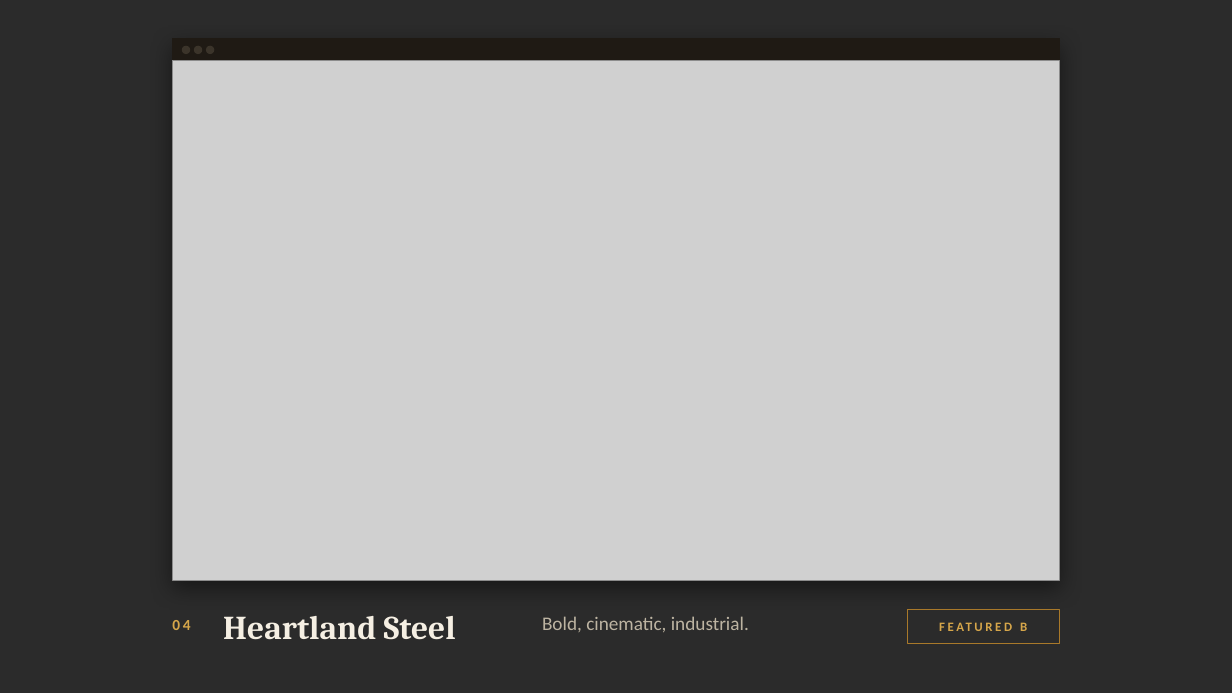
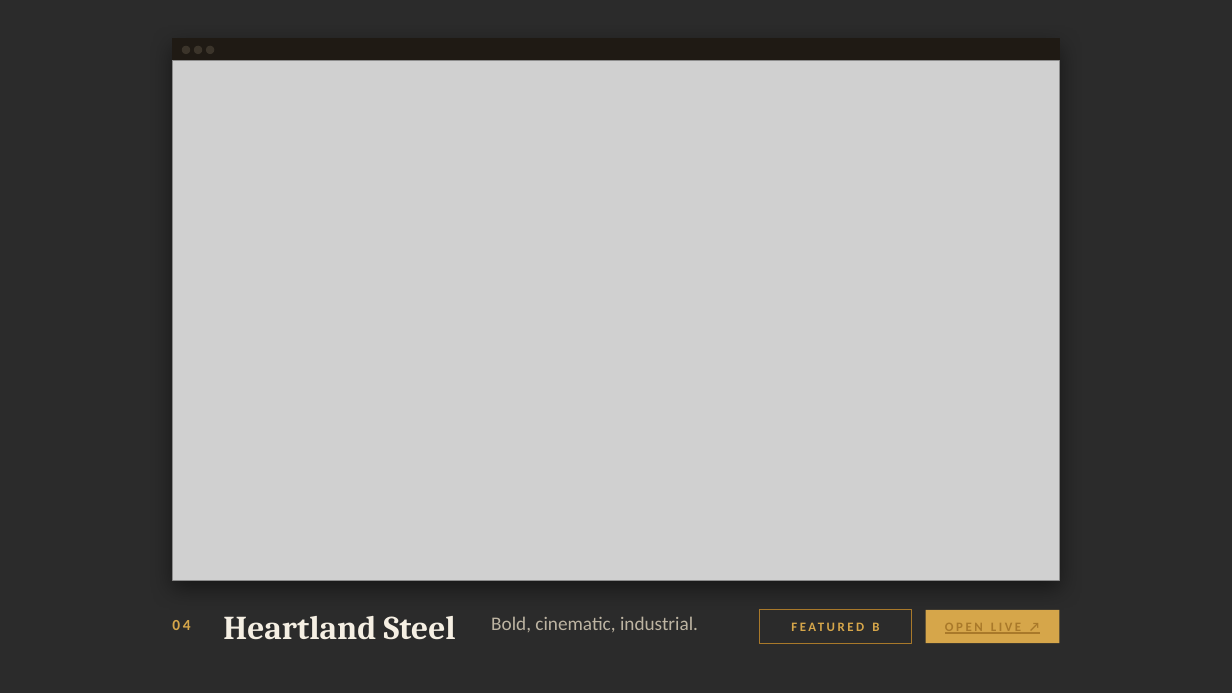
Before and after one commit to jpzllkfl/ace-design-presentation, a slide deck: slide 7 of ACE-Design-Review.pptx. Drawn at 1232x693 pixels with LibreOffice and Linux fonts; fonts in the diff are those of the drawing; grey boxes stand for pictures; background and template pictures are left out; a plain dark background stands for a picture behind light text. Boxes give left, top, right and bottom in pixels: in the first picture for what was removed or moved away, otherwise in the second. Text is boxed around its words. In the diff, an @@ line names an element or a change of style, - is before the commit and + after.

```diff
--- a/ACE-Design-Review.pptx
+++ b/ACE-Design-Review.pptx
@@ text "Bold, cinematic, industrial." moved from (x1=542, y1=616, x2=749, y2=632) to (x1=491, y1=616, x2=698, y2=632) @@
@@ rectangle "FEATURED B" moved from (x1=908, y1=610, x2=1060, y2=643) to (x1=760, y1=610, x2=912, y2=643) @@
@@ rectangle added at (x1=926, y1=610, x2=1060, y2=643), fill #D6A64A, 10 pt, text #A9792A, bold, underline @@
+OPEN LIVE ↗
```
Also in this commit, not shown: 6 other slides changed, 21 other files.
